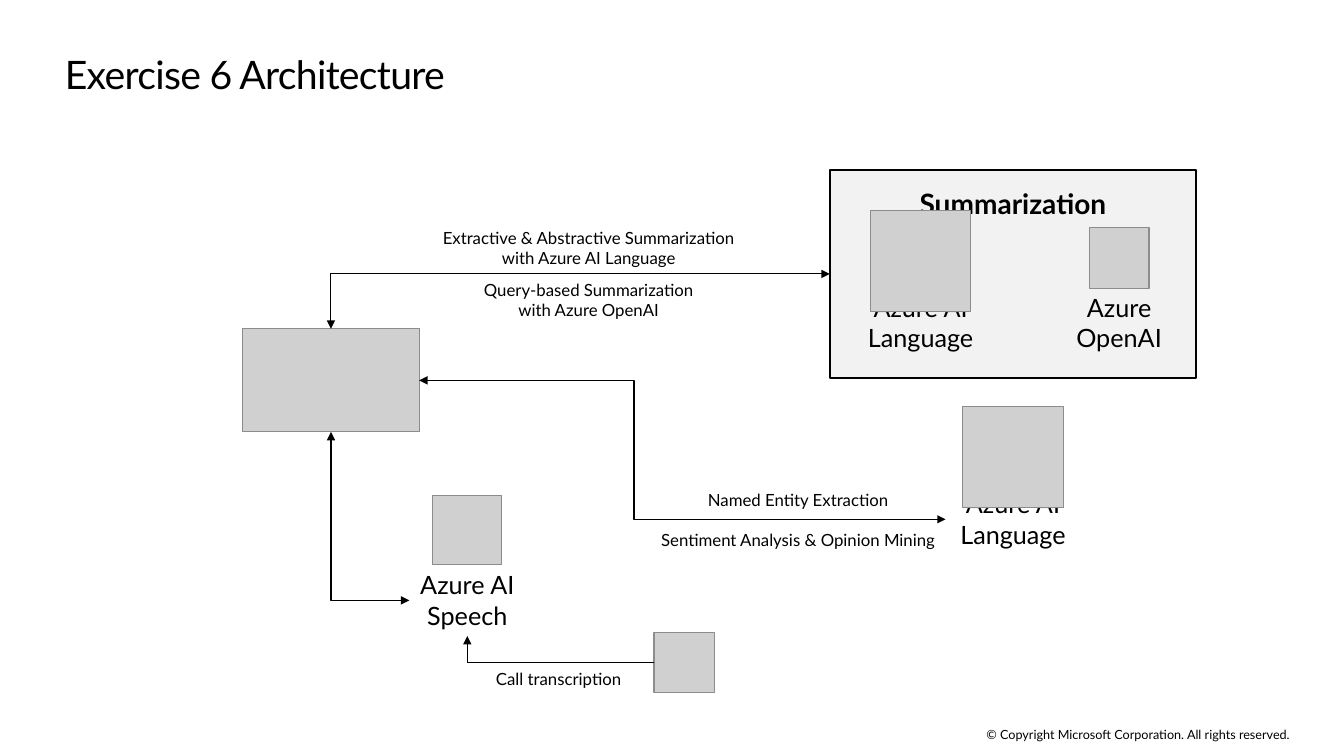
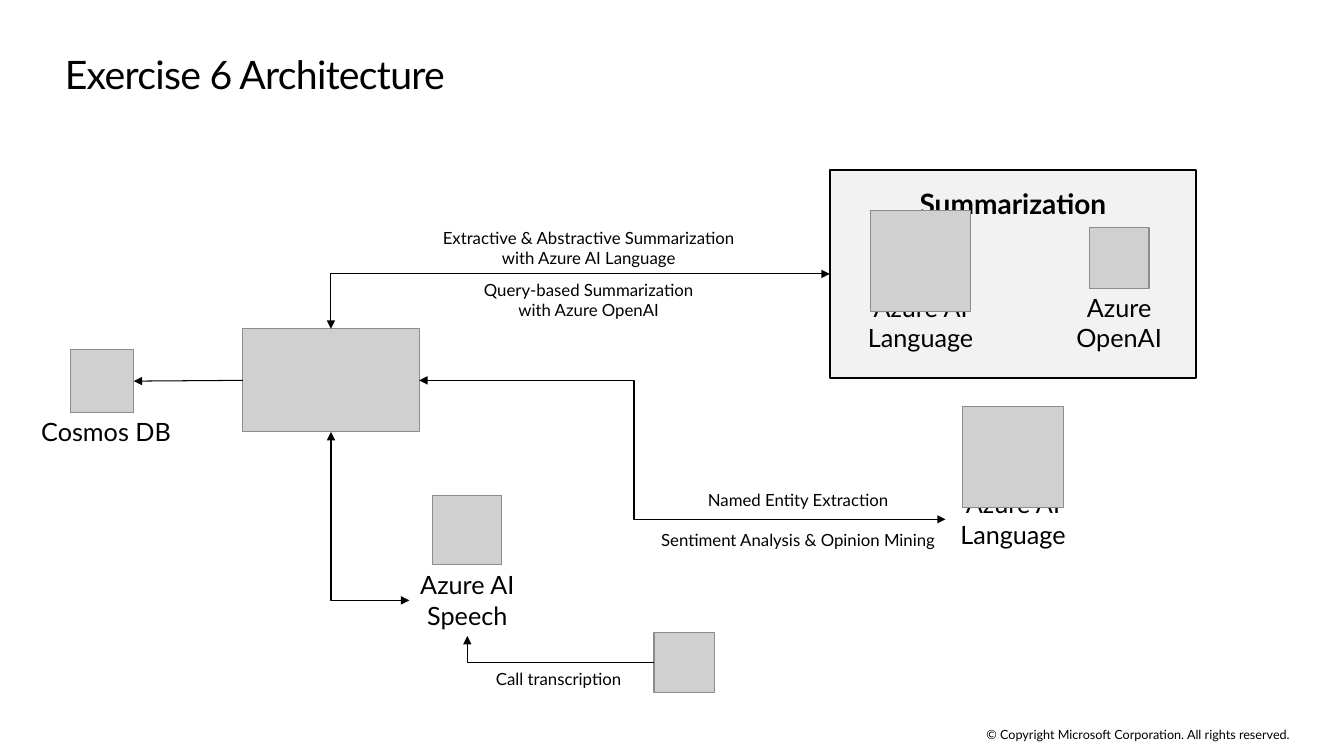
Before and after one commit to microsoft/TechExcel-Integrating-Azure-PaaS-and-AI-Services-for-AI-Design-Wins, a slide deck: slide 27 of slides/Lab Slides.pptx (slide 43 before the commit). Drawn at 1344x756 pixels with LibreOffice and Linux fonts; fonts in the diff are those of the drawing; grey boxes stand for pictures. Boxes give left, top, right and bottom in pixels: in the first picture for what was removed or moved away, otherwise in the second. Text is boxed around its words. In the diff, an @@ line names an element or a change of style, - is before the commit and + after.

```diff
--- a/slides/Lab Slides.pptx
+++ b/slides/Lab Slides.pptx
@@ picture added at (x1=71, y1=350, x2=134, y2=413) @@
@@ arrow added from (243, 380) to (134, 381), #000000 0.75 pt @@
@@ text added at (x1=41, y1=422, x2=170, y2=442), 18 pt, text #000000 @@
+Cosmos DB
```
Also in this commit, not shown: 16 other slides changed, 10 slides added, 19 slides removed.
